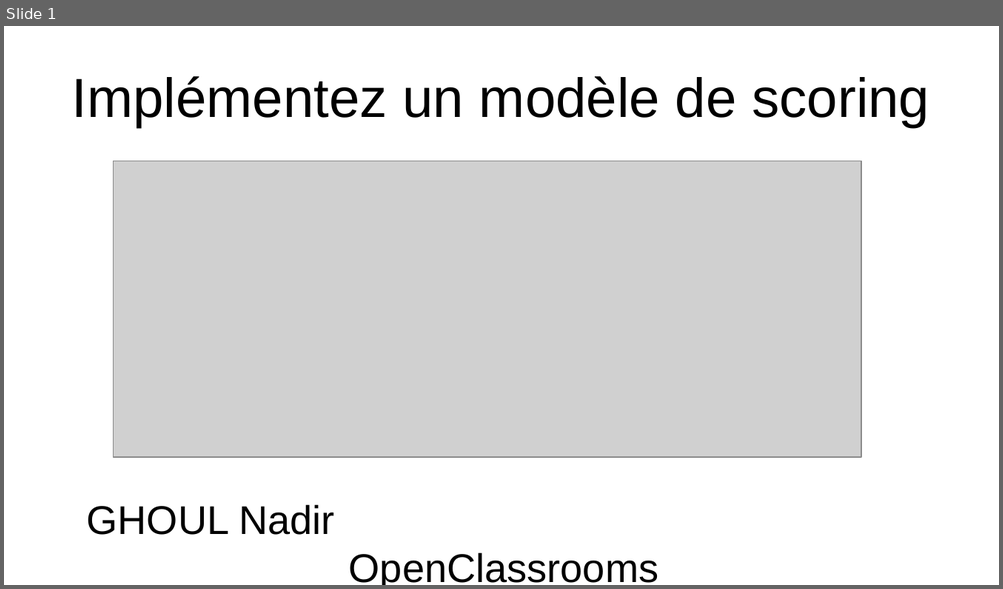
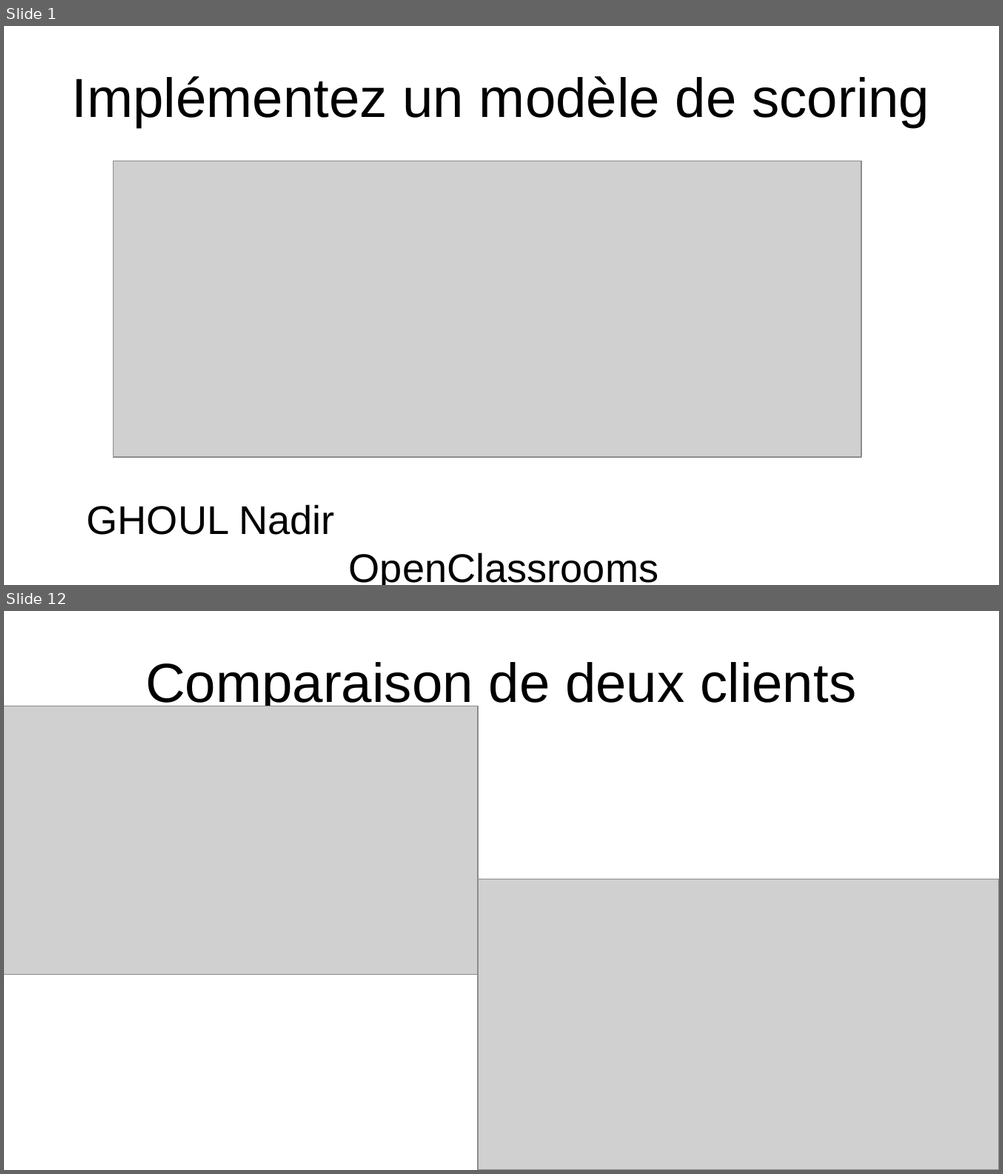
Before and after one commit to gndu91/p7, a slide deck: deliverables/GHOUL_Nadir_6_presentation.odp. Shown one above the other, each under a label of ours: slide 1 before the commit, slides 1 and 12 after it; the slides between them are not shown. The pictures are 1003x589 and 1003x1174 pixels, drawn with LibreOffice and Linux fonts; fonts in the diff are those of the drawing; grey boxes stand for pictures. Boxes give left, top, right and bottom in pixels: in the first picture for what was removed or moved away, otherwise in the second. Text is boxed around its words. In the diff, an @@ line names an element or a change of style, - is before the commit and + after.

```diff
--- a/deliverables/GHOUL_Nadir_6_presentation.odp
+++ b/deliverables/GHOUL_Nadir_6_presentation.odp
@@ slide 12 added at (4,611,999,1170), background #FFFFFF @@
@@ title added at (145,662,856,712), 44 pt, text #000000 @@
+Comparaison de deux clients
@@ picture added at (4,706,478,974) @@
@@ picture added at (478,879,999,1170) @@
```
Also in this commit, not shown: 12 other slides added, 1 slide removed, 1 other file.
